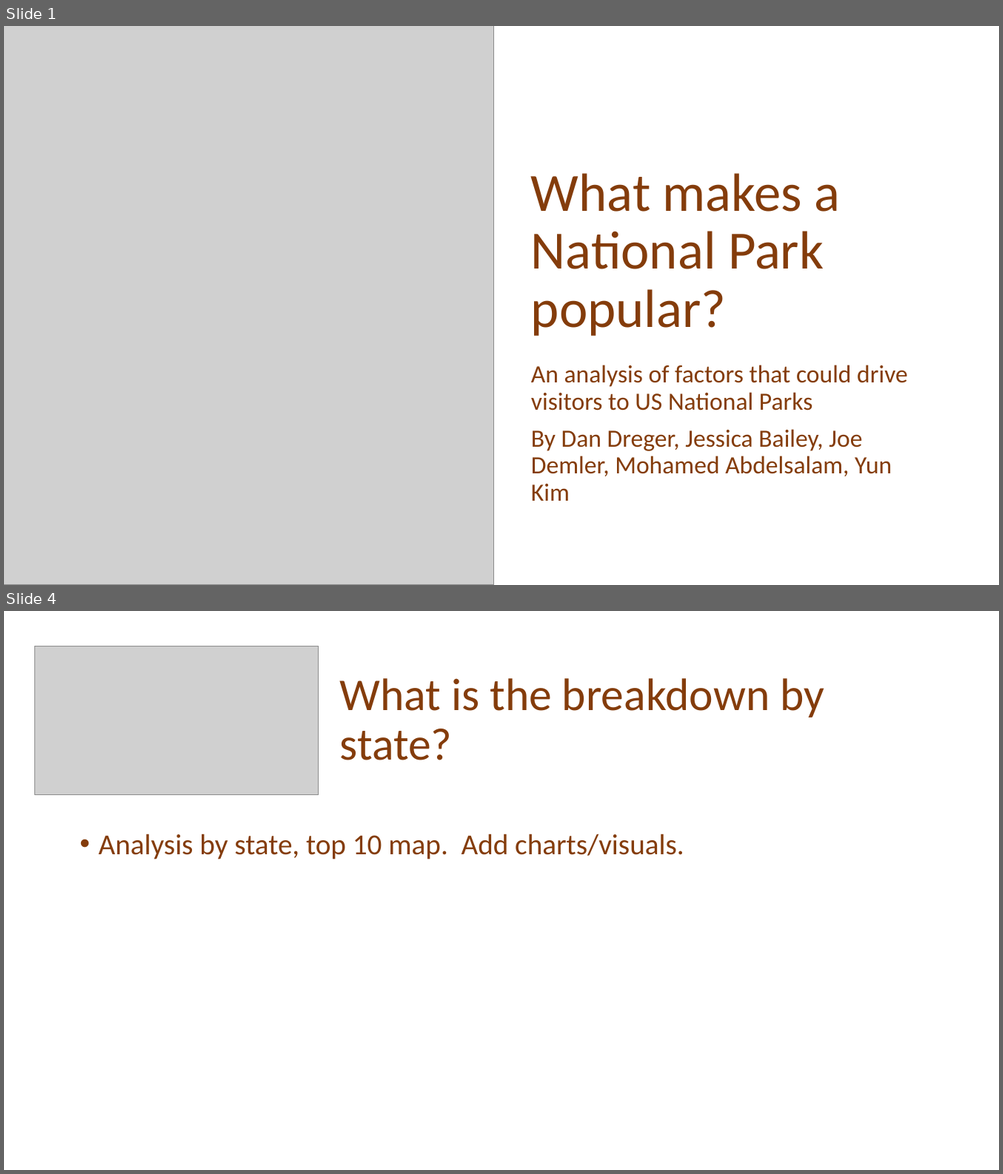
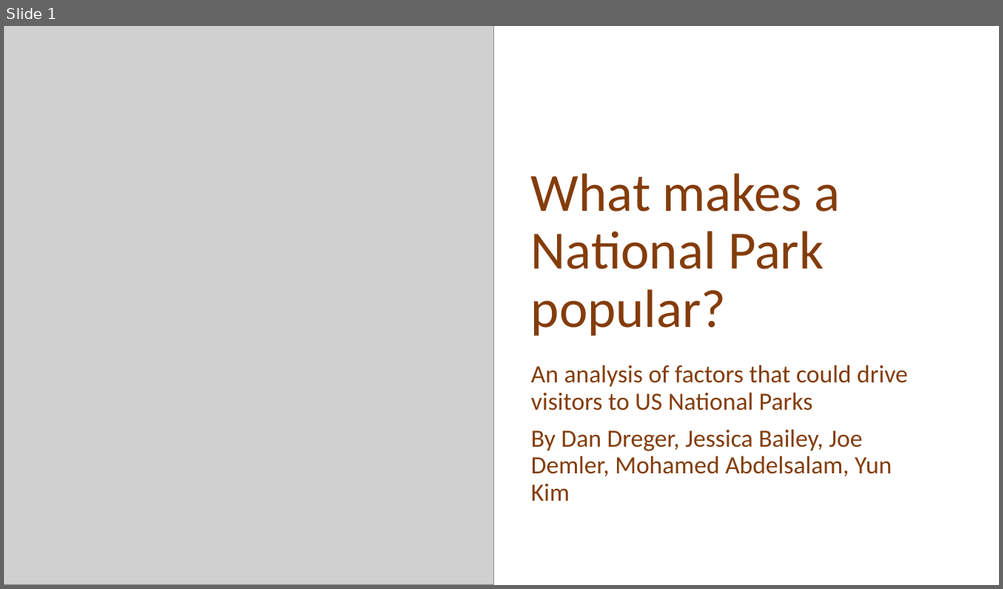
Before and after one commit to JessicaRBailey/Group_CA, a slide deck: What_Makes_A_National_Park_Popular.pptx. Shown one above the other, each under a label of ours: slides 1 and 4 before the commit, slide 1 after it; the slides between them are not shown. The pictures are 1003x1174 and 1003x589 pixels, drawn with LibreOffice and Linux fonts; fonts in the diff are those of the drawing; grey boxes stand for pictures. Boxes give left, top, right and bottom in pixels: in the first picture for what was removed or moved away, otherwise in the second. Text is boxed around its words. In the diff, an @@ line names an element or a change of style, - is before the commit and + after.

```diff
--- a/What_Makes_A_National_Park_Popular.pptx
+++ b/What_Makes_A_National_Park_Popular.pptx
@@ slide 4 removed at bbox=[4, 611, 999, 1170], background #FFFFFF @@
@@ picture removed at bbox=[35, 646, 318, 795] @@
@@ title removed at bbox=[340, 678, 824, 760] @@
-What is the breakdown by state?
@@ text removed at bbox=[99, 834, 684, 860] @@
-• Analysis by state, top 10 map. Add charts/visuals.
```
Also in this commit, not shown: 2 slides changed, 2 slides added.
